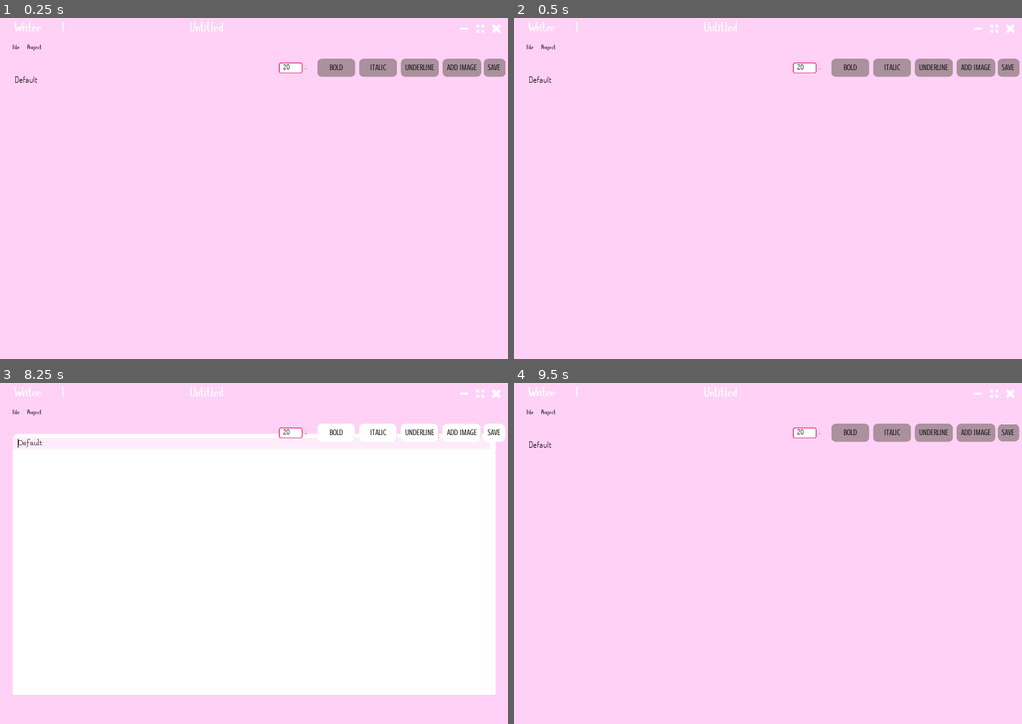
Above: before the commit, frames 1-4 (two rows, left to right).
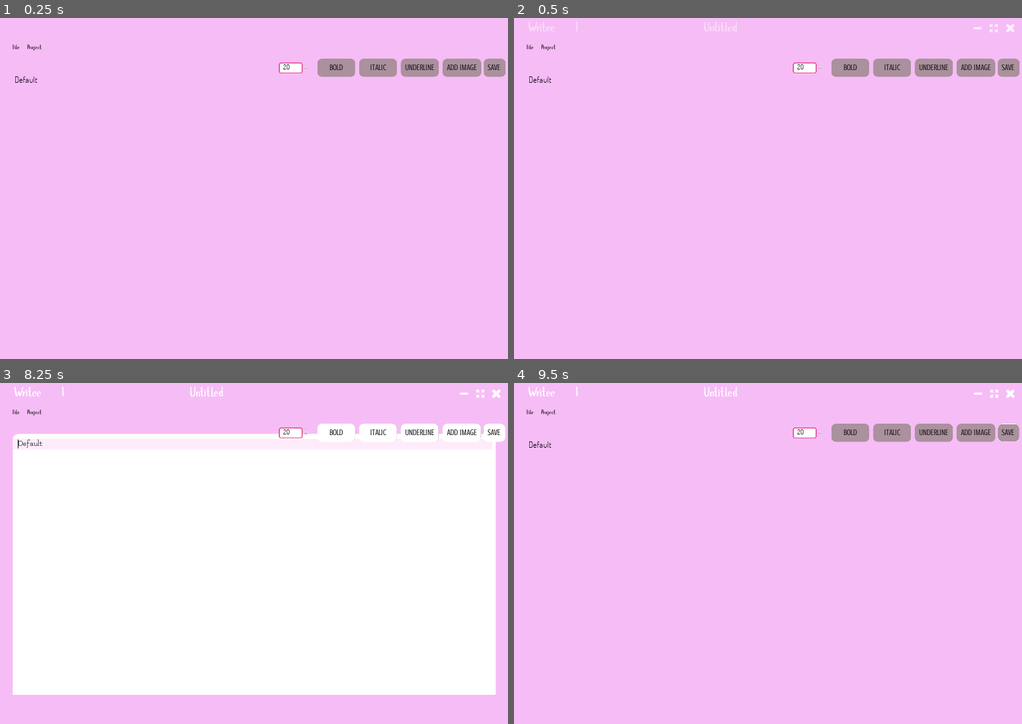
Above: after the commit, the same moments.

Repository: Lulullia/Writee
Game: Godot game, scene res://Main.tscn
Same seed, same stepped clock (60 frames per second), same inputs: the game is played once before the commit and once after it.
Inputs (mouse positions are in pixels of both pictures, inside the frame that each line leads up to):
- Up to frame 1 (0.25 s): no input
- Up to frame 2 (0.5 s): no input
- Up to frame 3 (8.25 s): click (462, 393) at 0.5 s; click "File" at 1.25 s; click "Project" at 2 s; click (462, 393) at 2.75 s; click "File" at 3.5 s; click "Project" at 4.25 s; click (462, 393) at 5 s; click "File" at 5.75 s; click "Project" at 6.5 s; tap Enter at 7.25 s; drag from (254, 393) to (304, 478) at 7.27 s; tap Space at 8 s; drag from (152, 570) to (228, 621) at 8.02 s
- Up to frame 4 (9.5 s): click "SAVE" at 8.75 s

The runs differ from the first frame. In frame 1, 0.3% of the frame differs, in the area x 2-99%, y 0-5%; in frame 2, 0.2%; in frame 3, less than 0.1%; in frame 4, less than 0.1%.

Commit message:
ToolbarAnim

Diff:
--- /dev/null
+++ b/!TESTS/TextEdit.gd
@@ -0,0 +1,11 @@
+extends Control
+
+
+
+func _on_Button_pressed():
+	$TextEdit2.cursor_set_line(13, true, true)
+	$TextEdit2.set_line_as_hidden(13, true)
+
+
+func _on_Button2_pressed():
+	$TextEdit2.set_line_as_hidden(13, false)
--- /dev/null
+++ b/!TESTS/TextEdit.tscn
@@ -0,0 +1,38 @@
+[gd_scene load_steps=2 format=2]
+
+[ext_resource path="res://!TESTS/TextEdit.gd" type="Script" id=1]
+
+[node name="TextEdit" type="Control"]
+anchor_right = 1.0
+anchor_bottom = 1.0
+script = ExtResource( 1 )
+
+[node name="TextEdit2" type="TextEdit" parent="."]
+anchor_right = 1.0
+anchor_bottom = 1.0
+margin_left = 31.0
+margin_top = 31.0
+margin_right = -31.0
+margin_bottom = -31.0
+show_line_numbers = true
+breakpoint_gutter = true
+override_selected_font_color = true
+hiding_enabled = 1
+
+[node name="Button" type="Button" parent="."]
+margin_left = 545.847
+margin_top = 4.27925
+margin_right = 642.847
+margin_bottom = 31.2793
+shortcut_in_tooltip = false
+text = "Hide Line"
+
+[node name="Button2" type="Button" parent="."]
+margin_left = 658.758
+margin_top = 2.91887
+margin_right = 755.758
+margin_bottom = 29.9189
+shortcut_in_tooltip = false
+text = "Show Line"
+[connection signal="pressed" from="Button" to="." method="_on_Button_pressed"]
+[connection signal="pressed" from="Button2" to="." method="_on_Button2_pressed"]
--- a/Assets/themes/Pink_Theme.tres
+++ b/Assets/themes/Pink_Theme.tres
@@ -11,12 +11,13 @@
 [ext_resource path="res://Assets/png/interface_medium.png" type="Texture" id=9]
 [ext_resource path="res://Assets/png/forward.png" type="Texture" id=10]
 [ext_resource path="res://Assets/fonts/Slopes.ttf" type="DynamicFontData" id=11]
-[ext_resource path="res://Assets/fonts/Flamenco-Regular.ttf" type="DynamicFontData" id=12]
-[ext_resource path="res://Assets/fonts/Dosis-ExtraLight.ttf" type="DynamicFontData" id=13]
-[ext_resource path="res://Assets/png/down.png" type="Texture" id=14]
-[ext_resource path="res://Assets/png/down_2.png" type="Texture" id=15]
-[ext_resource path="res://Assets/png/scrollVertical.png" type="Texture" id=16]
-[ext_resource path="res://Assets/png/blank.png" type="Texture" id=17]
+[ext_resource path="res://Assets/png/cross.png" type="Texture" id=12]
+[ext_resource path="res://Assets/fonts/Flamenco-Regular.ttf" type="DynamicFontData" id=13]
+[ext_resource path="res://Assets/fonts/Dosis-ExtraLight.ttf" type="DynamicFontData" id=14]
+[ext_resource path="res://Assets/png/down.png" type="Texture" id=15]
+[ext_resource path="res://Assets/png/down_2.png" type="Texture" id=16]
+[ext_resource path="res://Assets/png/scrollVertical.png" type="Texture" id=17]
+[ext_resource path="res://Assets/png/blank.png" type="Texture" id=18]
 
 [sub_resource type="DynamicFont" id=1]
 size = 20
@@ -56,8 +57,7 @@
 content_margin_right = 10.0
 content_margin_top = 9.0
 content_margin_bottom = 9.0
-bg_color = Color( 0.913725, 0.266667, 0.556863, 0 )
-draw_center = false
+bg_color = Color( 1, 1, 1, 1 )
 border_width_left = 1
 border_width_top = 1
 border_width_right = 1
@@ -530,26 +530,16 @@
 expand_margin_bottom = 3.0
 anti_aliasing = false
 
-[sub_resource type="DynamicFont" id=53]
+[sub_resource type="DynamicFont" id=84]
 size = 20
-font_data = ExtResource( 12 )
+font_data = ExtResource( 13 )
 
 [sub_resource type="StyleBoxFlat" id=54]
 content_margin_left = 12.0
-content_margin_right = 12.0
-content_margin_top = 12.0
+content_margin_right = 8.0
+content_margin_top = 17.0
 content_margin_bottom = 12.0
 bg_color = Color( 1, 1, 1, 1 )
-corner_radius_top_left = 15
-corner_radius_top_right = 15
-
-[sub_resource type="StyleBoxFlat" id=55]
-content_margin_left = 12.0
-content_margin_right = 12.0
-content_margin_top = 12.0
-content_margin_bottom = 12.0
-bg_color = Color( 1, 1, 1, 0.439216 )
-border_color = Color( 1, 1, 1, 1 )
 corner_radius_top_left = 15
 corner_radius_top_right = 15
 
@@ -780,7 +770,7 @@
 default_font = SubResource( 83 )
 Button/colors/font_color = Color( 0.0784314, 0.0705882, 0.0705882, 1 )
 Button/colors/font_color_disabled = Color( 0.0784314, 0.0705882, 0.0705882, 1 )
-Button/colors/font_color_hover = Color( 0.0784314, 0.0705882, 0.0705882, 1 )
+Button/colors/font_color_hover = Color( 0.913725, 0.266667, 0.556863, 1 )
 Button/colors/font_color_pressed = Color( 1, 1, 1, 1 )
 Button/constants/hseparation = 7
 Button/fonts/font = SubResource( 1 )
@@ -791,7 +781,7 @@
 Button/styles/pressed = SubResource( 5 )
 CheckBox/colors/font_color = Color( 0.0784314, 0.0705882, 0.0705882, 1 )
 CheckBox/colors/font_color_disabled = Color( 0.0784314, 0.0705882, 0.0705882, 1 )
-CheckBox/colors/font_color_hover = Color( 0.0784314, 0.0705882, 0.0705882, 1 )
+CheckBox/colors/font_color_hover = Color( 0.913725, 0.266667, 0.556863, 1 )
 CheckBox/colors/font_color_hover_pressed = Color( 1, 1, 1, 1 )
 CheckBox/colors/font_color_pressed = Color( 1, 1, 1, 1 )
 CheckBox/constants/check_vadjust = 6
@@ -981,7 +971,7 @@
 Tabs/constants/label_valign_fg = 0
 Tabs/constants/top_margin = 24
 Tabs/fonts/font = SubResource( 46 )
-Tabs/icons/close = null
+Tabs/icons/close = ExtResource( 12 )
 Tabs/icons/decrement = null
 Tabs/icons/decrement_highlight = null
 Tabs/icons/increment = null
@@ -1019,11 +1009,11 @@
 TextEdit/constants/completion_max_width = 50
 TextEdit/constants/completion_scroll_width = 3
 TextEdit/constants/line_spacing = 6
-TextEdit/fonts/font = SubResource( 53 )
+TextEdit/fonts/font = SubResource( 84 )
 TextEdit/icons/tab = null
 TextEdit/styles/completion = null
 TextEdit/styles/focus = SubResource( 54 )
-TextEdit/styles/normal = SubResource( 55 )
+TextEdit/styles/normal = SubResource( 54 )
 TextEdit/styles/read_only = SubResource( 56 )
 ToolButton/colors/font_color = Color( 0.0784314, 0.0705882, 0.0705882, 1 )
 ToolButton/colors/font_color_disabled = Color( 0.0784314, 0.0705882, 0.0705882, 1 )
--- a/MainUI/ToolBar.tscn
+++ b/MainUI/ToolBar.tscn
@@ -8,6 +8,117 @@
 [ext_resource path="res://Assets/png/cross.png" type="Texture" id=6]
 [ext_resource path="res://Assets/fonts/Crushed-Regular.ttf" type="DynamicFontData" id=7]
 
+[sub_resource type="Animation" id=4]
+resource_name = "Toolbar"
+tracks/0/type = "value"
+tracks/0/path = NodePath("Close:rect_rotation")
+tracks/0/interp = 1
+tracks/0/loop_wrap = true
+tracks/0/imported = false
+tracks/0/enabled = true
+tracks/0/keys = {
+"times": PoolRealArray( 0.5, 1 ),
+"transitions": PoolRealArray( 0.466517, 1 ),
+"update": 0,
+"values": [ 180.0, 0.0 ]
+}
+tracks/1/type = "value"
+tracks/1/path = NodePath("Fullscreen:rect_rotation")
+tracks/1/interp = 1
+tracks/1/loop_wrap = true
+tracks/1/imported = false
+tracks/1/enabled = true
+tracks/1/keys = {
+"times": PoolRealArray( 0.5, 1 ),
+"transitions": PoolRealArray( 0.466517, 1 ),
+"update": 0,
+"values": [ 180.0, 0.0 ]
+}
+tracks/2/type = "value"
+tracks/2/path = NodePath("Minimize:rect_rotation")
+tracks/2/interp = 1
+tracks/2/loop_wrap = true
+tracks/2/imported = false
+tracks/2/enabled = true
+tracks/2/keys = {
+"times": PoolRealArray( 0.5, 1 ),
+"transitions": PoolRealArray( 0.466517, 1 ),
+"update": 0,
+"values": [ 180.0, 0.0 ]
+}
+tracks/3/type = "value"
+tracks/3/path = NodePath("Minimize:modulate")
+tracks/3/interp = 1
+tracks/3/loop_wrap = true
+tracks/3/imported = false
+tracks/3/enabled = true
+tracks/3/keys = {
+"times": PoolRealArray( 0, 0.3, 0.7 ),
+"transitions": PoolRealArray( 1, 0.5, 1 ),
+"update": 0,
+"values": [ Color( 1, 1, 1, 0 ), Color( 1, 1, 1, 0 ), Color( 1, 1, 1, 1 ) ]
+}
+tracks/4/type = "value"
+tracks/4/path = NodePath("Fullscreen:modulate")
+tracks/4/interp = 1
+tracks/4/loop_wrap = true
+tracks/4/imported = false
+tracks/4/enabled = true
+tracks/4/keys = {
+"times": PoolRealArray( 0, 0.3, 0.7 ),
+"transitions": PoolRealArray( 1, 0.5, 1 ),
+"update": 0,
+"values": [ Color( 1, 1, 1, 0 ), Color( 1, 1, 1, 0 ), Color( 1, 1, 1, 1 ) ]
+}
+tracks/5/type = "value"
+tracks/5/path = NodePath("Close:modulate")
+tracks/5/interp = 1
+tracks/5/loop_wrap = true
+tracks/5/imported = false
+tracks/5/enabled = true
+tracks/5/keys = {
+"times": PoolRealArray( 0, 0.3, 0.7 ),
+"transitions": PoolRealArray( 1, 0.5, 1 ),
+"update": 0,
+"values": [ Color( 1, 1, 1, 0 ), Color( 1, 1, 1, 0 ), Color( 1, 1, 1, 1 ) ]
+}
+tracks/6/type = "value"
+tracks/6/path = NodePath("DocTitle:modulate")
+tracks/6/interp = 1
+tracks/6/loop_wrap = true
+tracks/6/imported = false
+tracks/6/enabled = true
+tracks/6/keys = {
+"times": PoolRealArray( 0, 0.3, 0.7 ),
+"transitions": PoolRealArray( 1, 1, 1 ),
+"update": 0,
+"values": [ Color( 1, 1, 1, 0 ), Color( 1, 1, 1, 0 ), Color( 1, 1, 1, 1 ) ]
+}
+tracks/7/type = "value"
+tracks/7/path = NodePath("Slash:modulate")
+tracks/7/interp = 1
+tracks/7/loop_wrap = true
+tracks/7/imported = false
+tracks/7/enabled = true
+tracks/7/keys = {
+"times": PoolRealArray( 0, 0.3, 0.7 ),
+"transitions": PoolRealArray( 1, 1, 1 ),
+"update": 0,
+"values": [ Color( 1, 1, 1, 0 ), Color( 1, 1, 1, 0 ), Color( 1, 1, 1, 1 ) ]
+}
+tracks/8/type = "value"
+tracks/8/path = NodePath("WindowTitle:modulate")
+tracks/8/interp = 1
+tracks/8/loop_wrap = true
+tracks/8/imported = false
+tracks/8/enabled = true
+tracks/8/keys = {
+"times": PoolRealArray( 0, 0.3, 0.7 ),
+"transitions": PoolRealArray( 1, 1, 1 ),
+"update": 0,
+"values": [ Color( 1, 1, 1, 0 ), Color( 1, 1, 1, 0 ), Color( 1, 1, 1, 1 ) ]
+}
+
 [sub_resource type="StyleBoxEmpty" id=1]
 
 [sub_resource type="DynamicFont" id=2]
@@ -30,6 +141,9 @@
 "_edit_horizontal_guides_": [  ]
 }
 
+[node name="AnimationPlayer" type="AnimationPlayer" parent="."]
+anims/Toolbar = SubResource( 4 )
+
 [node name="VSeparator7" type="VSeparator" parent="."]
 margin_right = 30.0
 margin_bottom = 50.0
@@ -105,6 +219,7 @@
 margin_left = 1095.0
 margin_right = 1125.0
 margin_bottom = 50.0
+rect_pivot_offset = Vector2( 15, 25 )
 focus_mode = 0
 mouse_filter = 1
 mouse_default_cursor_shape = 2
@@ -125,6 +240,7 @@
 margin_left = 1134.0
 margin_right = 1164.0
 margin_bottom = 50.0
+rect_pivot_offset = Vector2( 15, 25 )
 focus_mode = 0
 mouse_filter = 1
 mouse_default_cursor_shape = 2
@@ -147,6 +263,7 @@
 margin_left = 1173.0
 margin_right = 1203.0
 margin_bottom = 50.0
+rect_pivot_offset = Vector2( 15, 25 )
 focus_mode = 0
 mouse_filter = 1
 mouse_default_cursor_shape = 2
--- a/MainUI/ToolBarScript.gd
+++ b/MainUI/ToolBarScript.gd
@@ -9,6 +9,7 @@
 ###FUNCTIONS###
 func _ready():
 	_update_window_title()
+	$AnimationPlayer.play("Toolbar")
 
 func _process(delta):
 
--- a/project.godot
+++ b/project.godot
@@ -15,7 +15,7 @@
 
 [application]
 
-config/name="Writee - Loading..."
+config/name="Writee"
 run/main_scene="res://Main.tscn"
 boot_splash/image="res://Luneal Labs.png"
 boot_splash/bg_color=Color( 0.945098, 0.945098, 0.945098, 1 )
@@ -69,5 +69,5 @@
 
 [rendering]
 
-environment/default_clear_color=Color( 1, 0.823529, 0.968627, 1 )
+environment/default_clear_color=Color( 0.968627, 0.741176, 0.968627, 1 )
 environment/default_environment="res://default_env.tres"
Not shown: 3 places in Assets/themes/Pink_Theme.tres that only renumber resources
Not shown: 1 places in MainUI/ToolBar.tscn that only renumber resources
